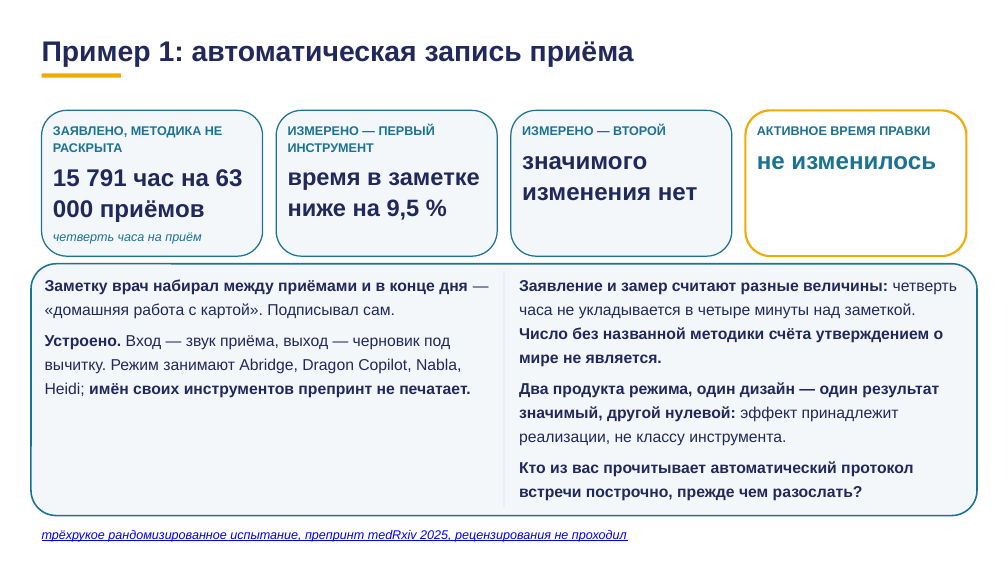
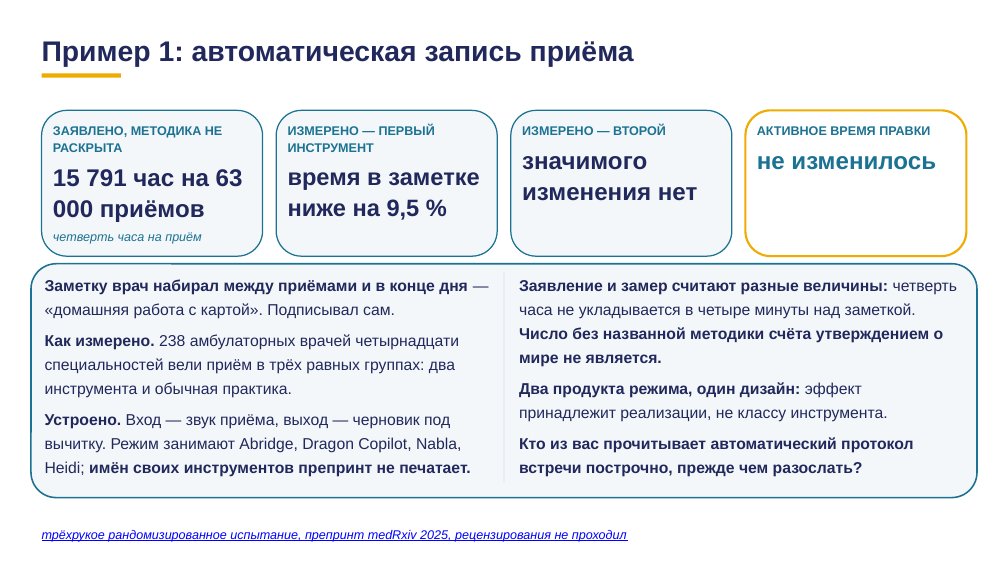
Before and after one commit to tellina-study/AI-usage-lessons, a slide deck: slide 63 of library/lectures/lec-07/rework/deck/lec-07-karkas.pptx. Drawn at 1008x567 pixels with LibreOffice and Linux fonts; fonts in the diff are those of the drawing. Boxes give left, top, right and bottom in pixels: in the first picture for what was removed or moved away, otherwise in the second. Text is boxed around its words. In the diff, an @@ line names an element or a change of style, - is before the commit and + after.

```diff
--- a/library/lectures/lec-07/rework/deck/lec-07-karkas.pptx
+++ b/library/lectures/lec-07/rework/deck/lec-07-karkas.pptx
@@ rounded rectangle: place and size @@
-rounded rectangle at box(31, 264, 977, 516)
+rounded rectangle at box(31, 264, 977, 498)
@@ rounded rectangle at box(31, 264, 977, 498): proportions changed @@
@@ rectangle: place and size @@
-rectangle at box(504, 271, 504, 507)
+rectangle at box(504, 271, 504, 482)
@@ text at box(45, 334, 459, 398): paragraph added @@
+Как измерено. 238 амбулаторных врачей четырнадцати специальностей вели приём в трёх равных группах: два инструмента и обычная практика.
@@ text at box(519, 382, 888, 422): text changed; bold off @@
-Два продукта режима, один дизайн — один результат значимый, другой нулевой: эффект принадлежит реализации, не классу инструмента.
+Два продукта режима, один дизайн: эффект принадлежит реализации, не классу инструмента.
```
Also in this commit, not shown: 32 other slides changed, 1 other file.
